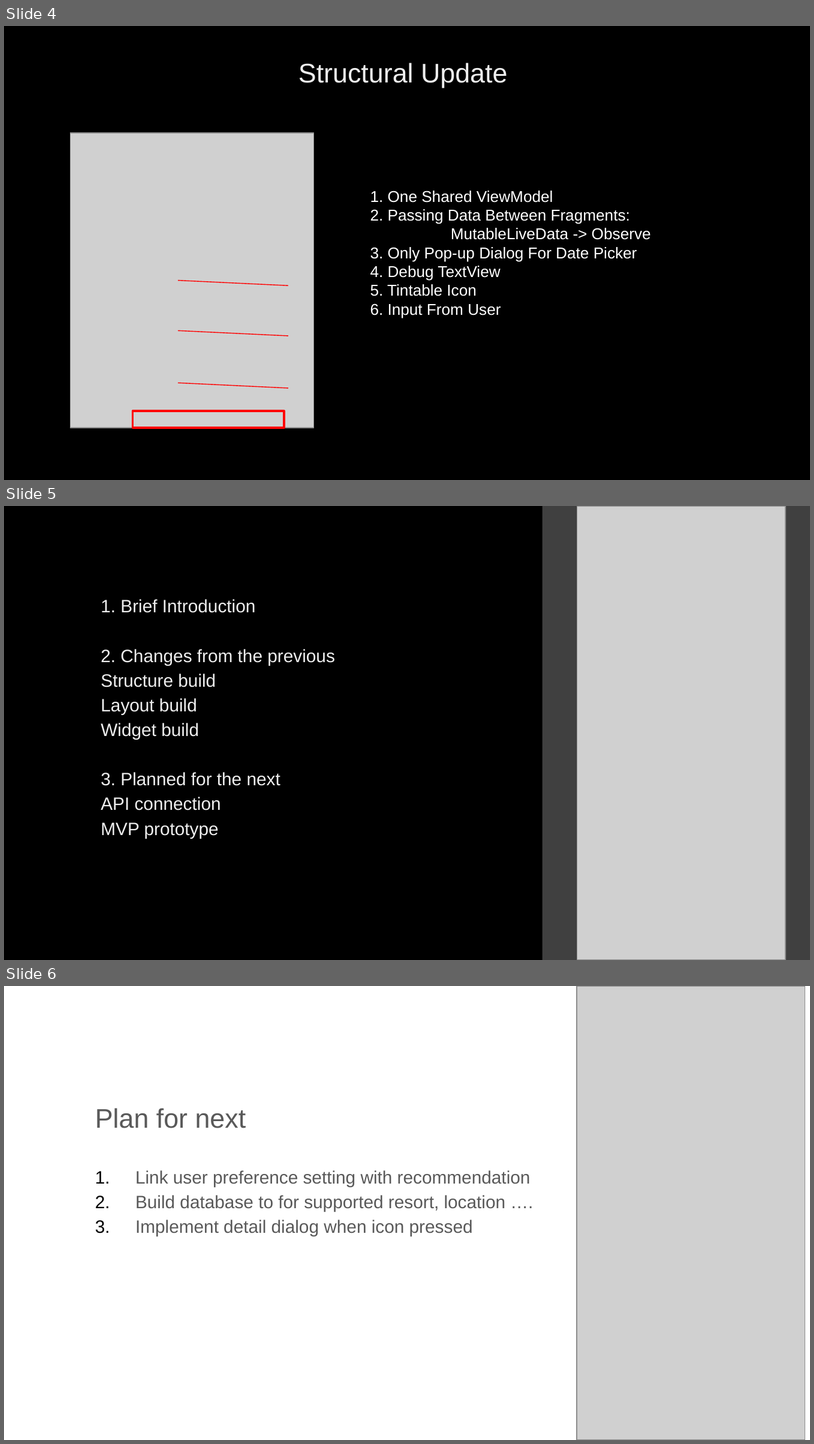
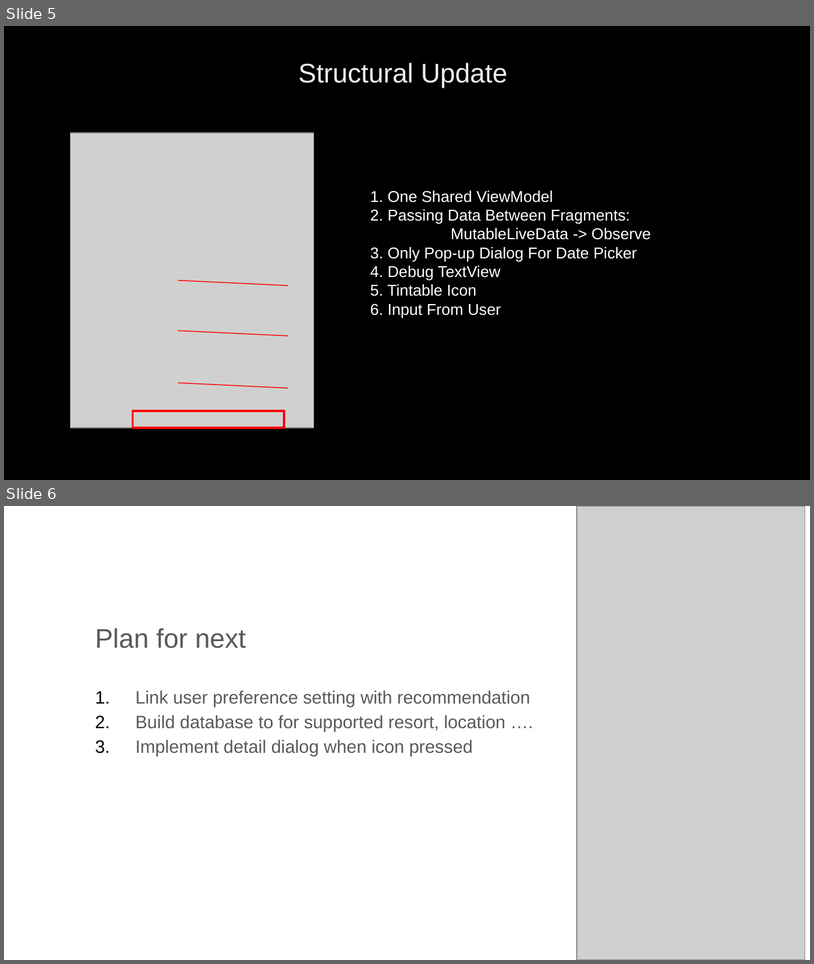
Before and after one commit to csc0007/CS501_GroupWork, a slide deck: Homework8/Presentation2.pptx. Shown one above the other, each under a label of ours: slides 4, 5 and 6 before the commit, slides 5 and 6 after it. The pictures are 814x1444 and 814x964 pixels, drawn with LibreOffice and Linux fonts; fonts in the diff are those of the drawing; grey boxes stand for pictures. Boxes give left, top, right and bottom in pixels: in the first picture for what was removed or moved away, otherwise in the second. Text is boxed around its words. In the diff, an @@ line names an element or a change of style, - is before the commit and + after.

```diff
--- a/Homework8/Presentation2.pptx
+++ b/Homework8/Presentation2.pptx
@@ slide 5 removed at [4,506,810,960], background #000000 @@
@@ rectangle removed at [543,506,810,959] @@
@@ picture removed at [578,506,786,959] @@
@@ text removed at [101,599,335,838] @@
-● 1. Brief Introduction
-● 2. Changes from the previous
-● Structure build
-● Layout build
-● Widget build
-● 3. Planned for the next
-● API connection
-● MVP prototype
@@ what was slide 4 is now slide 5 @@
```
Also in this commit, not shown: 1 slide added, 2 other files.
